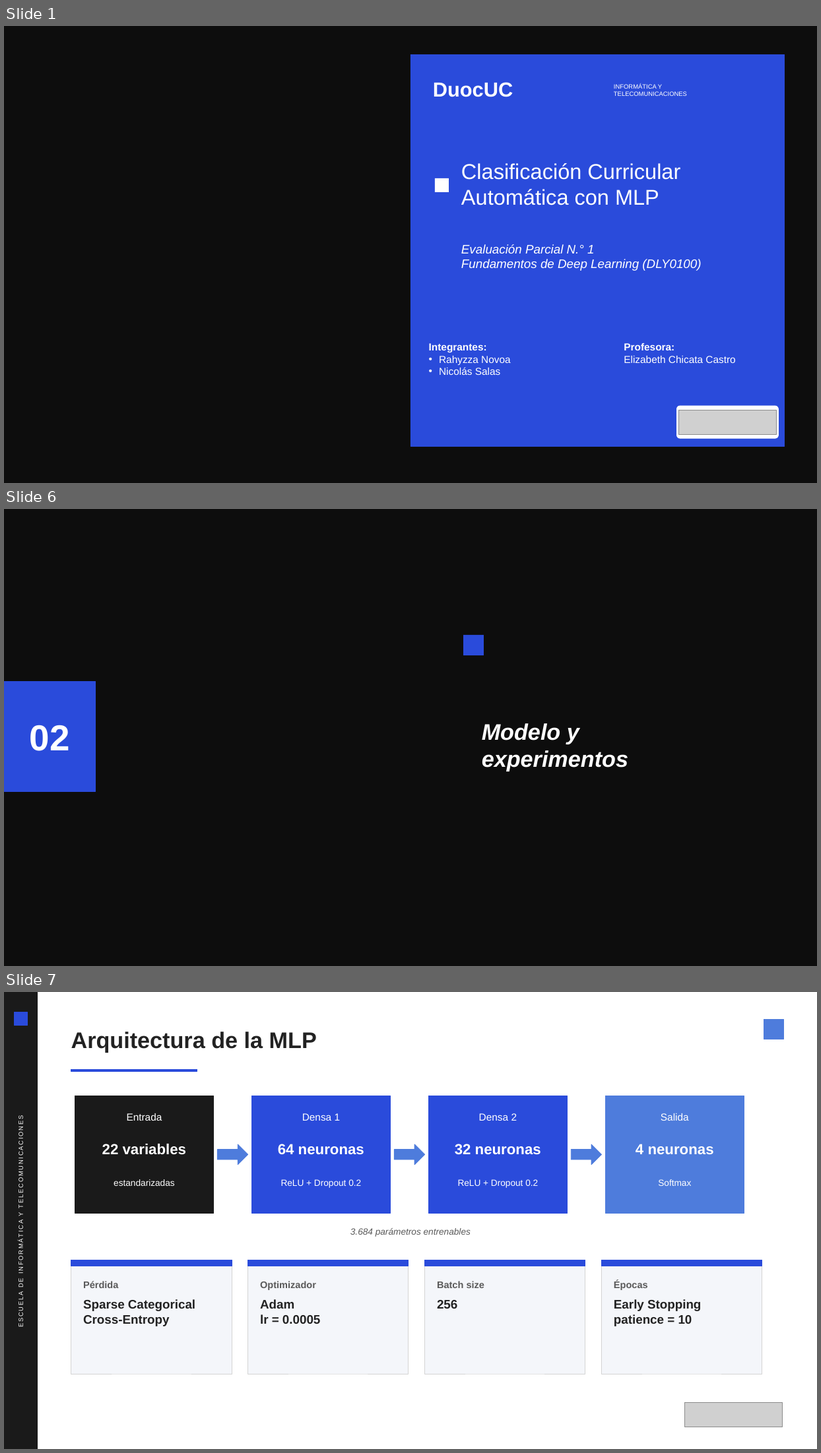
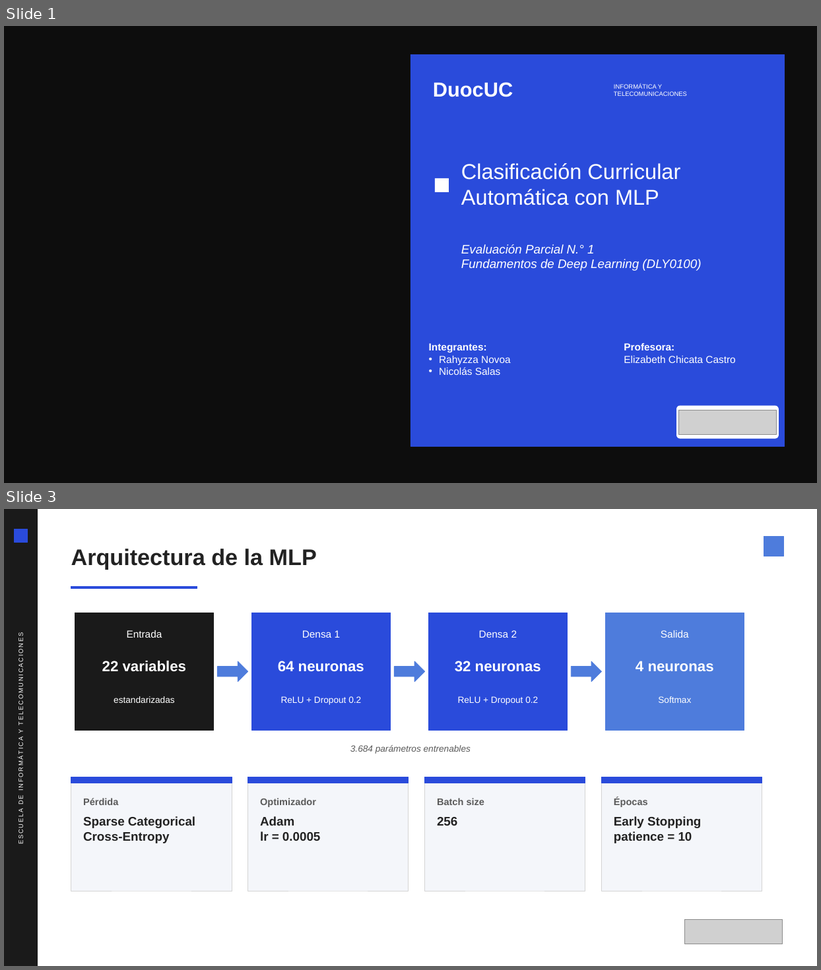
Before and after one commit to Nicolas-Salas/deep-learning-ep1, a slide deck: docs/presentacion/Presentacion_EP1_Deep_Learning.pptx. Shown one above the other, each under a label of ours: slides 1, 6 and 7 before the commit, slides 1 and 3 after it; the slides between them are not shown. The pictures are 821x1453 and 821x970 pixels, drawn with LibreOffice and Linux fonts; fonts in the diff are those of the drawing; grey boxes stand for pictures; background and template pictures are left out. Boxes give left, top, right and bottom in pixels: in the first picture for what was removed or moved away, otherwise in the second. Text is boxed around its words. In the diff, an @@ line names an element or a change of style, - is before the commit and + after.

```diff
--- a/docs/presentacion/Presentacion_EP1_Deep_Learning.pptx
+++ b/docs/presentacion/Presentacion_EP1_Deep_Learning.pptx
@@ slide 6 removed at box(4, 509, 817, 966), background picture (left out) @@
@@ rectangle removed at box(463, 635, 484, 656) @@
@@ rectangle removed at box(451, 656, 817, 834) @@
@@ rectangle removed at box(4, 682, 96, 791) @@
@@ text removed at box(30, 725, 70, 751) @@
-02
@@ text removed at box(482, 723, 628, 772) @@
-Modelo y
-experimentos
@@ what was slide 7 is now slide 3 @@
```
Also in this commit, not shown: 4 slides changed, 1 slide added, 9 other slides removed, 1 other file.
